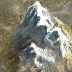
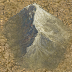
Layered file, before and after one edit (72px x 72px). Changes by layer:
added layer "lonemntbis" above "lonemnt" over bbox(0, 2, 72, 72)
added layer "lonemnt" above "haute2" over bbox(8, 3, 69, 70)
hid "haute1", painted on it over bbox(0, 0, 72, 72)
added layer "dirt-light" above "dirt" over bbox(0, 0, 72, 72)
